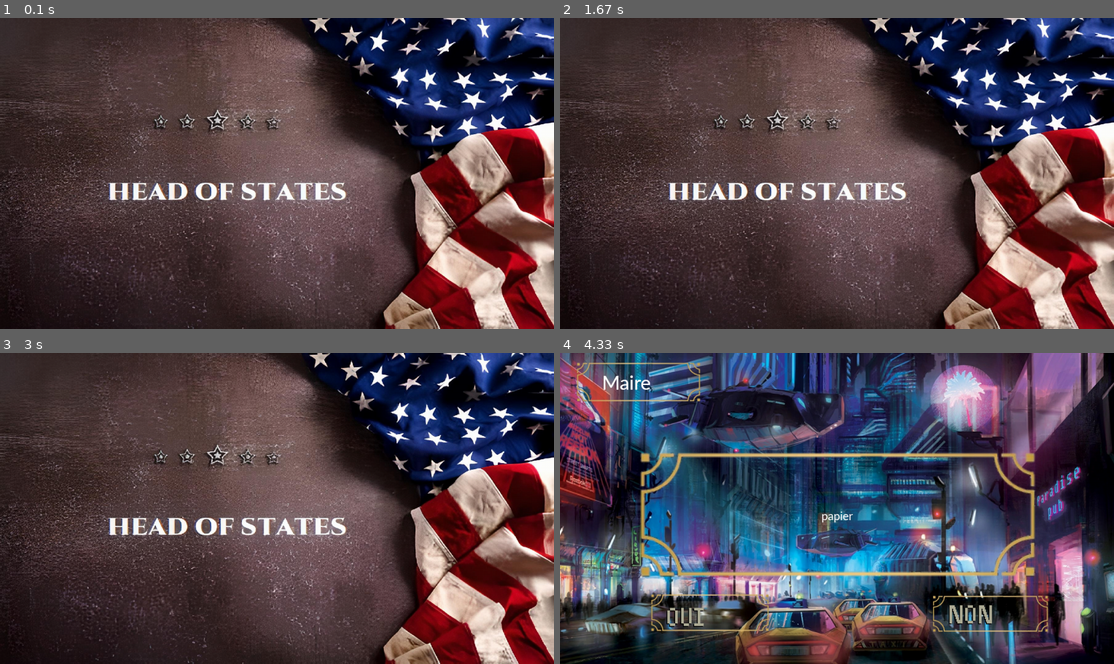
Above: before the commit, frames 1-4 (two rows, left to right).
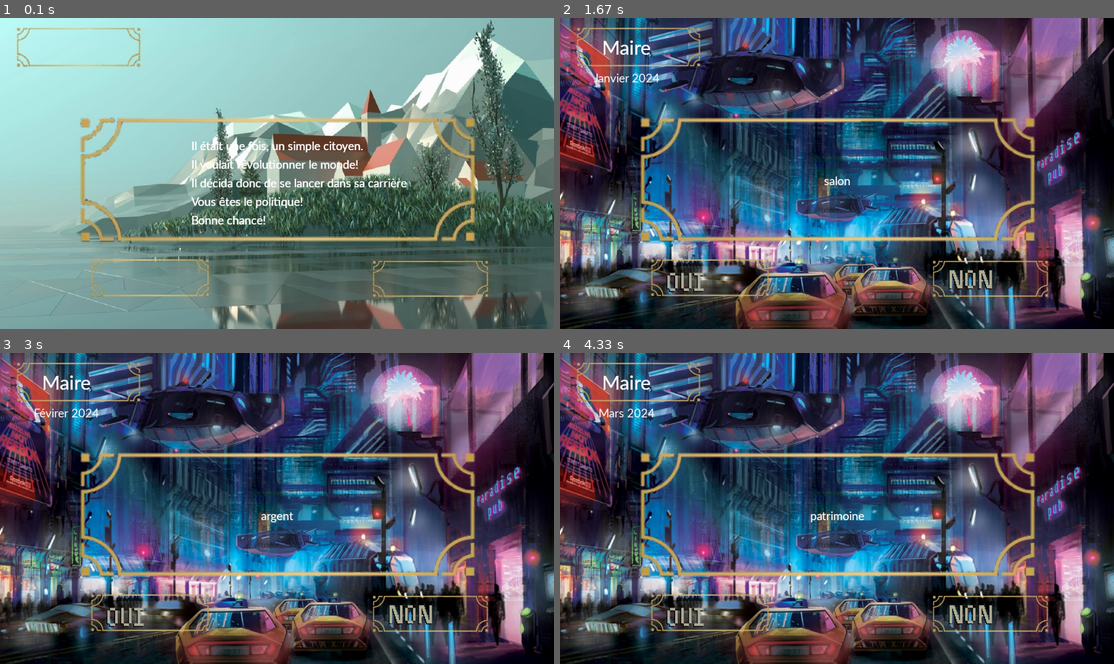
Above: after the commit, the same moments.

Repository: QuentinBubu/trophees-nsi-2022
Game: pygame game, started from main.py
Same seed, same stepped clock (60 frames per second), same inputs: the game is played once before the commit and once after it.
Inputs (mouse positions are in pixels of both pictures, inside the frame that each line leads up to):
- Up to frame 1 (0.1 s): no input
- Up to frame 2 (1.67 s): click (837, 173) at 0.38 s; click (687, 282) at 0.72 s; click (969, 282) at 1.12 s
- Up to frame 3 (3 s): click (127, 617) at 2.55 s; press the mouse at (277, 508) at 2.9 s
- Up to frame 4 (4.33 s): move the mouse to (770, 567) at 3 s; release the mouse at (704, 626) at 3.13 s; click (969, 617) at 4.12 s

The runs differ from the first frame. In frame 1, 98% of the frame differs, in the area x 0-100%, y 0-100%; in frame 2, 93%; in frame 3, 93%; in frame 4, 0.3%.

Commit message:
Ajout du temps (affichage)

Diff:
--- a/main.py
+++ b/main.py
@@ -19,7 +19,7 @@
         once = False
         screen.set_fond('image/logo.png')
         pygame.display.flip()
-        time.sleep(3)
+        time.sleep(0)
     screen.set_fond('image/temp_debut.jpg')
 
     for event in pygame.event.get():
--- a/src/gestionJauges.py
+++ b/src/gestionJauges.py
@@ -24,10 +24,9 @@
         et temps avec les informations de la liste_evenement.
         """
 
-        choix = self.liste_evenements.faire_choix(screen)
+        choix = self.liste_evenements.faire_choix(screen, self.temps.get_date())
         if choix == False or choix['accepter'] == 'stop':
             return False
-        print(choix)
         if not self.popularite.add_pop(choix['event'][choix['accepter']]['pop']):
             return False
         if not self.legalite.add_leg(choix['event'][choix['accepter']]['legalite']):
--- a/src/listeEvenement.py
+++ b/src/listeEvenement.py
@@ -97,7 +97,7 @@
         del self.dict_presidentnation[event[0]]
         return event
 
-    def faire_choix(self, screen):
+    def faire_choix(self, screen, date):
         screen.set_fond(f"image/{self.img_corr[self.grade]}.jpg")
         if self.grade == CITOYEN:
             event = self.citoyen()
@@ -115,9 +115,9 @@
             event = self.presidentnation()
         else:
             Affichage.erreur('Grade inconnu')
-        return self.afficher(event, screen)
+        return self.afficher(event, screen, date)
 
-    def afficher(self, event, screen):
+    def afficher(self, event, screen, date):
         interragibles = [
             Bouton((240, 580), (120, 60), "image/oui.png", "image/oui_c.png", self.retour_true),
             Bouton((890, 580), (120, 60), "image/non.png", "image/non_c.png", self.retour_false)
@@ -130,6 +130,7 @@
         screen.remove_on_screen(GRADE)
         afficher_text(self.grade.capitalize(), screen, screen.font50, GRADE, (0.12, 0.055))
         afficher_text(event[1]['titre'], screen, screen.font, EVENT)
+        afficher_text(date, screen, screen.font, 'DATE', (0.12, 0.17))
         wait = True
         while wait:
             for pyevent in pygame.event.get():
@@ -155,7 +156,6 @@
                             if bouton.is_clicked():
                                 print(wait)
                                 choix, wait = bouton.click()
-        print(choix)
         return {'accepter':choix, 'event':event[1]}
 
     def retour_true(self):
--- a/src/temps.py
+++ b/src/temps.py
@@ -7,9 +7,12 @@
     date_ig = "00/00"
     ajout = 0
 
+    def __init__(self) -> None:
+        self.add_tps(0)
+
     def add_tps(self, ajouter:int) -> bool:
         self.ajout += ajouter
-        self.date_ig = Date.ajouter_mois(self.ajout)
+        self.date_ig = Date.mois_ig_txt(self.ajout)
         return False if not self.verification() else True
 
     def verification(self) -> bool:
--- a/src/utils/Date.py
+++ b/src/utils/Date.py
@@ -43,6 +43,19 @@
         return Date.MOIS_COURANT
 
     @staticmethod
+    def mois_ig_txt(mois:int) -> str:
+        """mois_ig_txt, calcule le mois dans le jeu puis le retourne sous forme de string
+
+        Args:
+            mois (int): nombre de mois à ajouter
+
+        Returns:
+            str: date sous la forme mm/YYYY
+        """
+        date_ig = Date.ajouter_mois(mois)
+        return f"{Date.get_mois_txt(date_ig[0])} {date_ig[1]}"
+
+    @staticmethod
     def get_annee() -> int:
         """get annee, retourne l'année courante
 
@@ -56,6 +69,24 @@
         return f"{Date.MOIS_COURANT}/{Date.ANNEE_COURANT}"
 
     @staticmethod
+    def get_mois_txt(mois:int) -> str:
+        corr = {
+            '1': 'Janvier',
+            '2': 'Févirer',
+            '3': 'Mars',
+            '4': 'Avril',
+            '5': 'Mai',
+            '6': 'Juin',
+            '7': 'Juillet',
+            '8': 'Août',
+            '9': 'Septembre',
+            '10': 'Octobre',
+            '11': 'Novembre',
+            '0': 'Décembre'
+        }
+        return corr[str(mois)]
+
+    @staticmethod
     def __str__() -> str:
         return f"{Date.MOIS_COURANT}/{Date.ANNEE_COURANT}"
 
